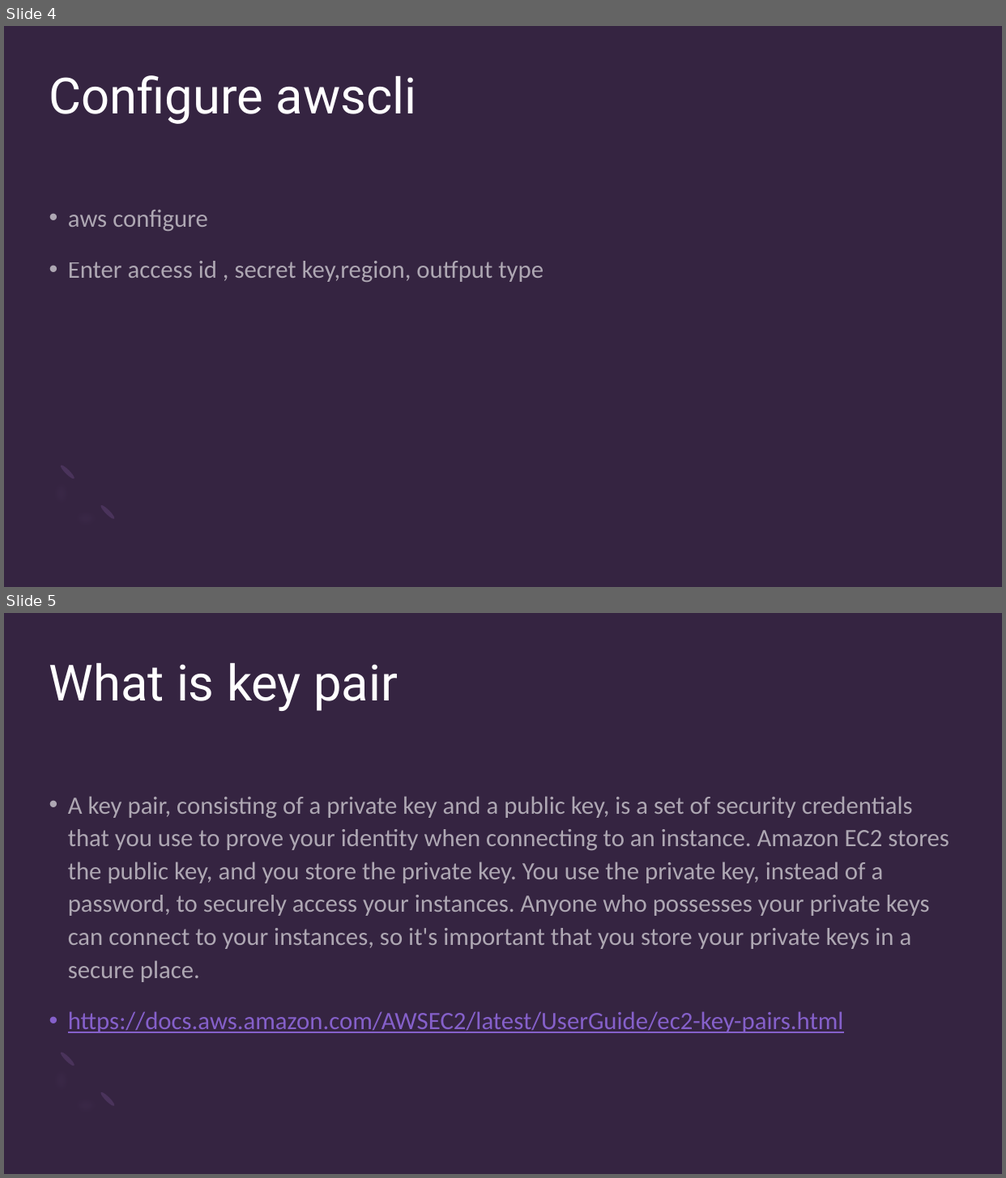
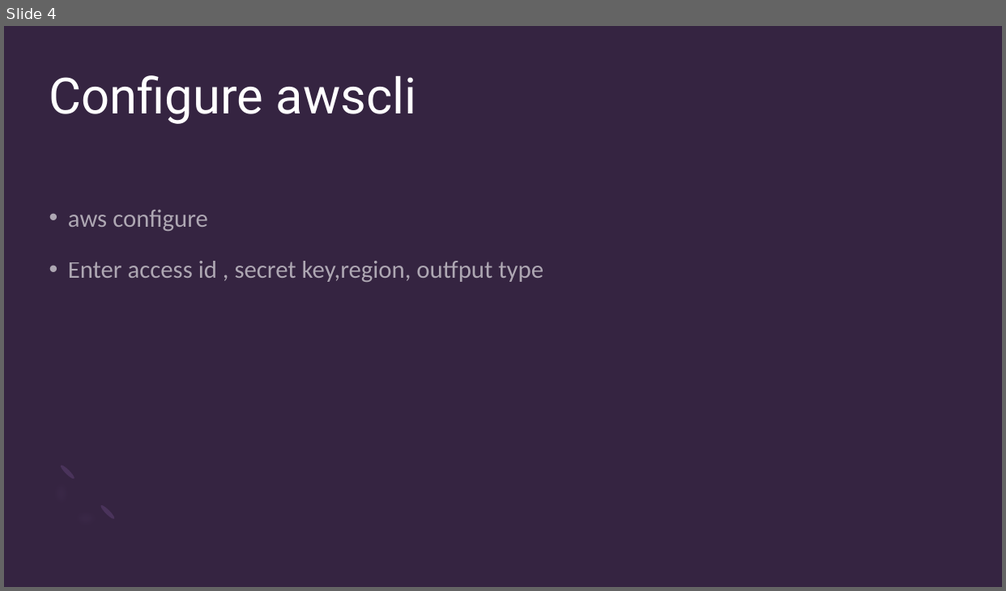
Before and after one commit to ronidas39/awsboto3, a slide deck: tutorial36.pptx. Shown one above the other, each under a label of ours: slides 4 and 5 before the commit, slide 4 after it. The pictures are 1006x1178 and 1006x591 pixels, drawn with LibreOffice and Linux fonts; fonts in the diff are those of the drawing. Boxes give left, top, right and bottom in pixels: in the first picture for what was removed or moved away, otherwise in the second. Text is boxed around its words. In the diff, an @@ line names an element or a change of style, - is before the commit and + after.

```diff
--- a/tutorial36.pptx
+++ b/tutorial36.pptx
@@ slide 5 removed at (x1=4, y1=613, x2=1002, y2=1174), background #352441; not listed: 3 template elements that a slide beside it also shows @@
@@ title removed at (x1=49, y1=662, x2=398, y2=711) @@
-What is key pair
@@ text removed at (x1=68, y1=796, x2=949, y2=1033) @@
-• A key pair, consisting of a private key and a public key, is a set of security credentials that you use to prove your identity when connecting to an instance. Amazon EC2 stores the public key, and you store the private key. You use the private key, instead of a password, to securely access your instances. Anyone who possesses your private keys can connect to your instances, so it's important that you store your private keys in a secure place.
-• https://docs.aws.amazon.com/AWSEC2/latest/UserGuide/ec2-key-pairs.html
```
Also in this commit, not shown: 2 slides changed, 1 slide added.
